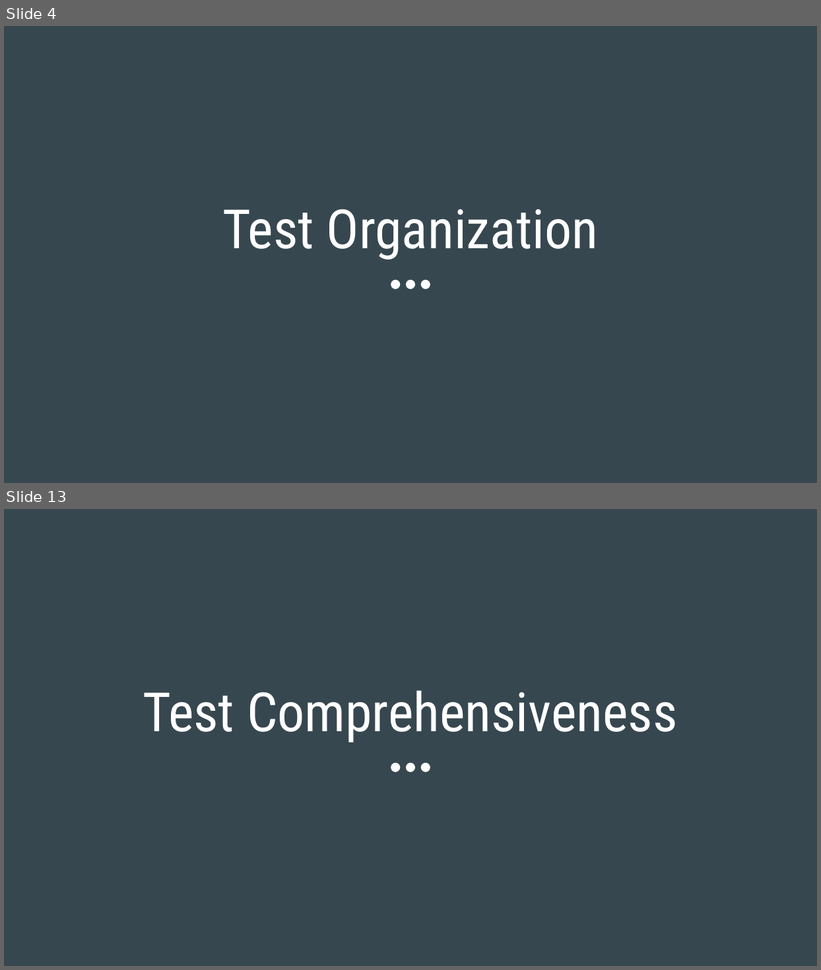
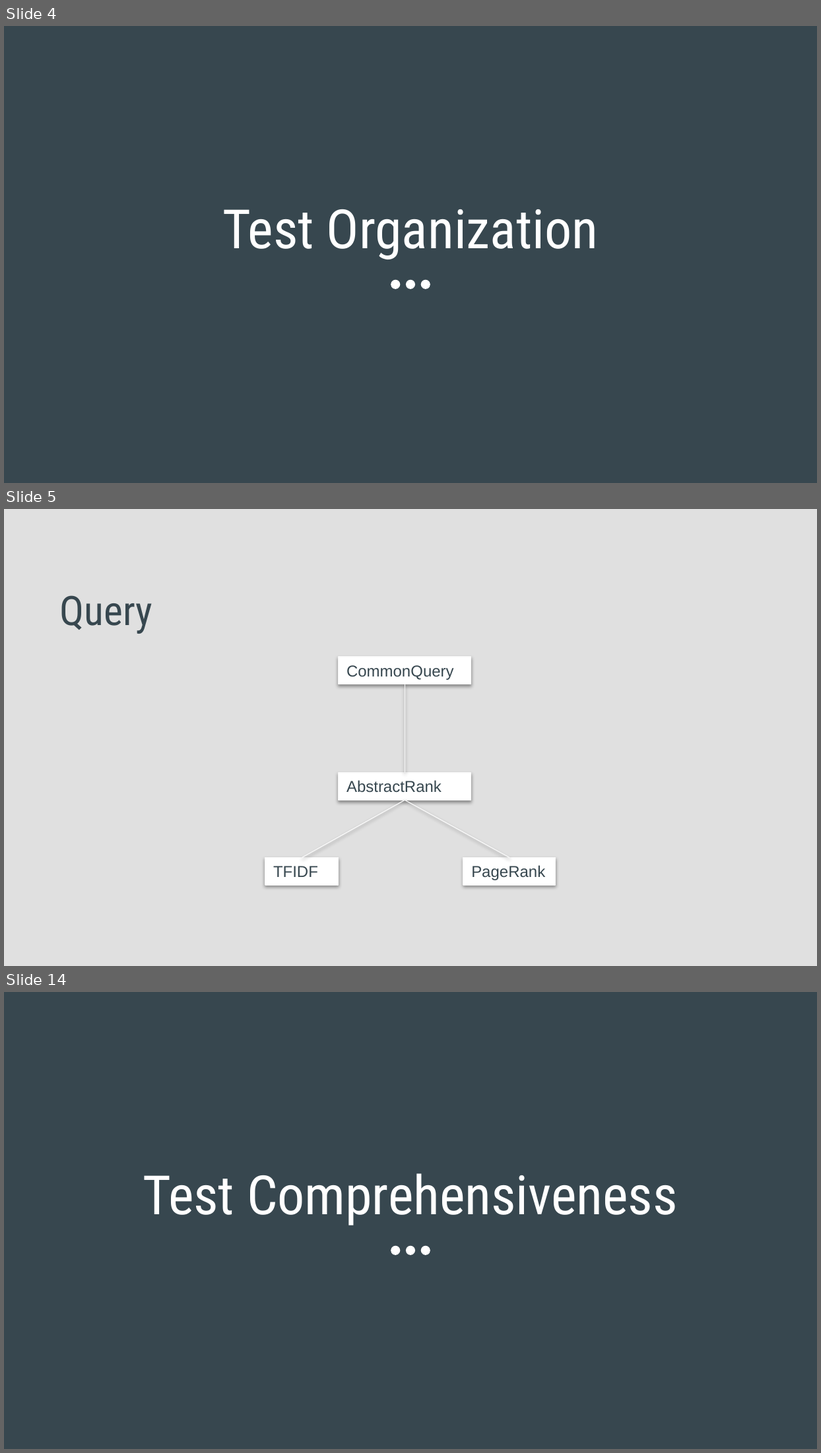
Before and after one commit to Tidesun/CS3343Project, a slide deck: Project Report/PPT/bug_report&&testing.pptx. Shown one above the other, each under a label of ours: slides 4 and 13 before the commit, slides 4, 5 and 14 after it; the slides between them are not shown. The pictures are 821x970 and 821x1453 pixels, drawn with LibreOffice and Linux fonts; fonts in the diff are those of the drawing. Boxes give left, top, right and bottom in pixels: in the first picture for what was removed or moved away, otherwise in the second. Text is boxed around its words. In the diff, an @@ line names an element or a change of style, - is before the commit and + after.

```diff
--- a/Project Report/PPT/bug_report&&testing.pptx
+++ b/Project Report/PPT/bug_report&&testing.pptx
@@ slide 5 added at box(4, 509, 817, 966), background #E0E0E0 @@
@@ title added at box(60, 595, 152, 634), 36 pt, text #37474F @@
+Query
@@ group added at box(265, 657, 555, 885): 4 rectangles, 3 lines @@
+AbstractRank
+TFIDF
+PageRank
+CommonQuery
@@ what was slide 13 is now slide 14 @@
```
Also in this commit, not shown: 8 slides changed, 1 other file.
